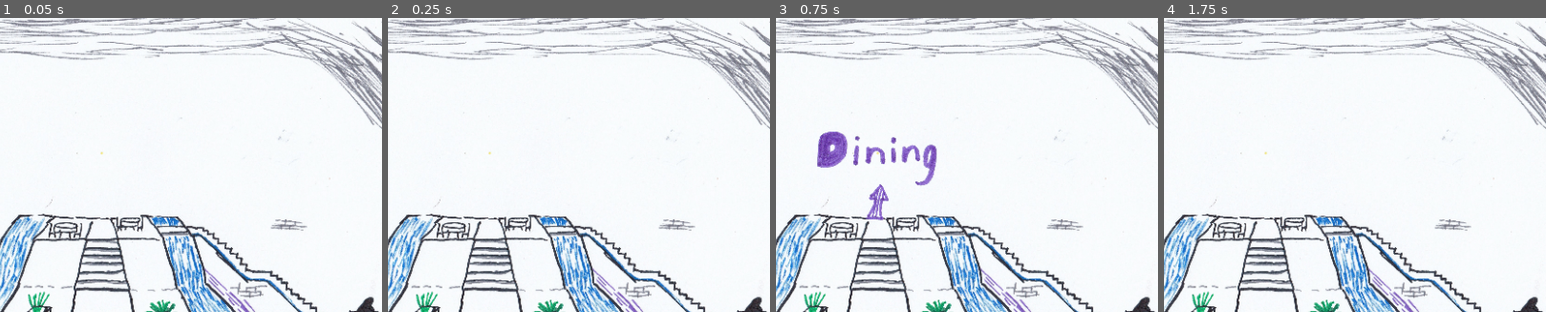
Above: before the commit, frames 1-4 (left to right).
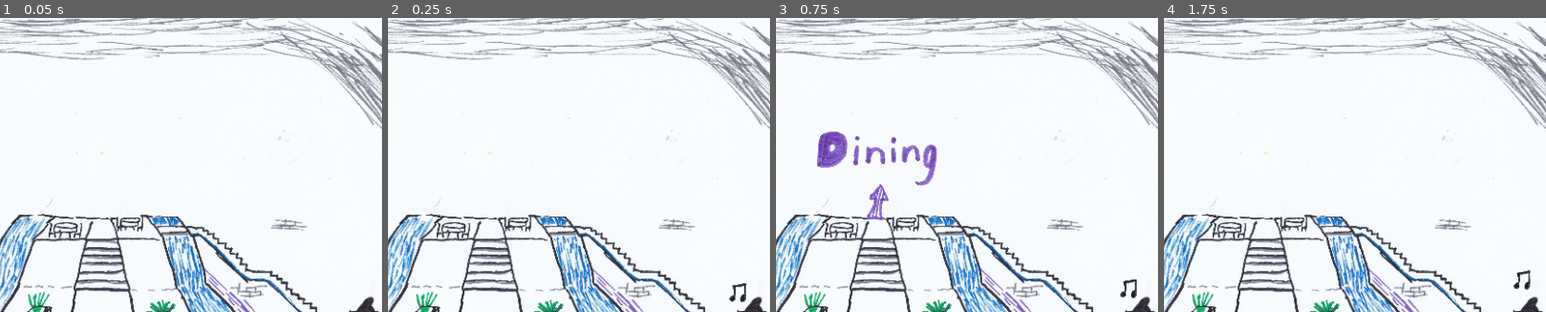
Above: after the commit, the same moments.

Repository: Swepedia/Flatgame
Game: Godot game, scene res://Entrance.tscn
The game is run twice, just before and just after one commit, with the same random seed, the same clock (stepped at 60 frames per second) and the same inputs.
Inputs (mouse positions are % of the whole screen's width and height, from its top left):
- Up to frame 1 (0.05 s): no input
- Up to frame 2 (0.25 s): no input
- Up to frame 3 (0.75 s): move the mouse to (48, 31) at 0.52 s
- Up to frame 4 (1.75 s): move the mouse to (30, 55) at 1.27 s
The pictures show only the part of the screen within x 34-84%, y 1-51%; the shares and areas given below are measured in that part.

Frame 1 is identical in both runs. In frame 2, 0.2% of the frame differs, in the area x 89-94%, y 89-97%; in frame 3, 0.1%; in frame 4, 0.2%, in the area x 91-96%, y 85-93%.

Commit message:
Add music particles

Diff:
--- a/Entrance.tscn
+++ b/Entrance.tscn
@@ -10,6 +10,7 @@
 [ext_resource path="res://animations/dining_1.png" type="Texture" id=8]
 [ext_resource path="res://Scripts/Entrance.gd" type="Script" id=9]
 [ext_resource path="res://Scripts/ToDining.gd" type="Script" id=10]
+[ext_resource path="res://graphics/note_1.png" type="Texture" id=11]
 
 [sub_resource type="NavigationPolygon" id=1]
 vertices = PoolVector2Array( 320.045, 347.172, 337.506, 334.43, 435.197, 339.857, 450.771, 354.487, 475.125, 380.53, 44 …(727 unchanged characters)…
@@ -33,6 +34,14 @@
 "name": "default",
 "speed": 5.0
 } ]
+
+[sub_resource type="ParticlesMaterial" id=5]
+flag_disable_z = true
+direction = Vector3( 1, -4, 0 )
+gravity = Vector3( 0, 0, 0 )
+initial_velocity = 80.0
+orbit_velocity = 0.0
+orbit_velocity_random = 0.0
 
 [node name="Entrance" type="Node2D"]
 script = ExtResource( 9 )
@@ -93,3 +102,14 @@
 position = Vector2( 390.576, 203.477 )
 scale = Vector2( 0.175448, 0.175448 )
 frames = SubResource( 4 )
+
+[node name="Particles2D" type="Particles2D" parent="."]
+position = Vector2( 657.634, 302.965 )
+scale = Vector2( 0.135625, 0.135625 )
+amount = 1
+lifetime = 3.0
+speed_scale = 0.0
+randomness = 0.56
+fixed_fps = 10
+process_material = SubResource( 5 )
+texture = ExtResource( 11 )
--- a/Scripts/Entrance.gd
+++ b/Scripts/Entrance.gd
@@ -9,6 +9,7 @@
 	dining_sign.play("default")
 	dining_arrow.hide()
 	dining_sign.hide()
+	$Particles2D.speed_scale = 1
 
 func _on_Dining_enter():
 	dining_arrow.show()
Not shown: 1 places in Entrance.tscn that only renumber resources
